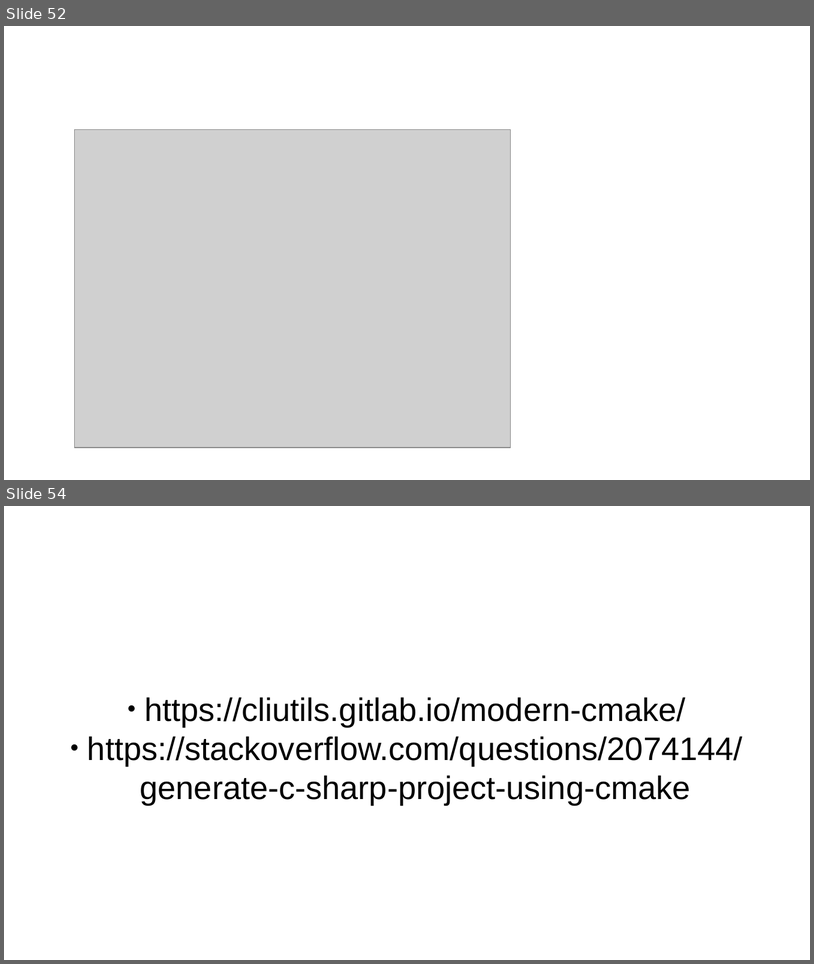
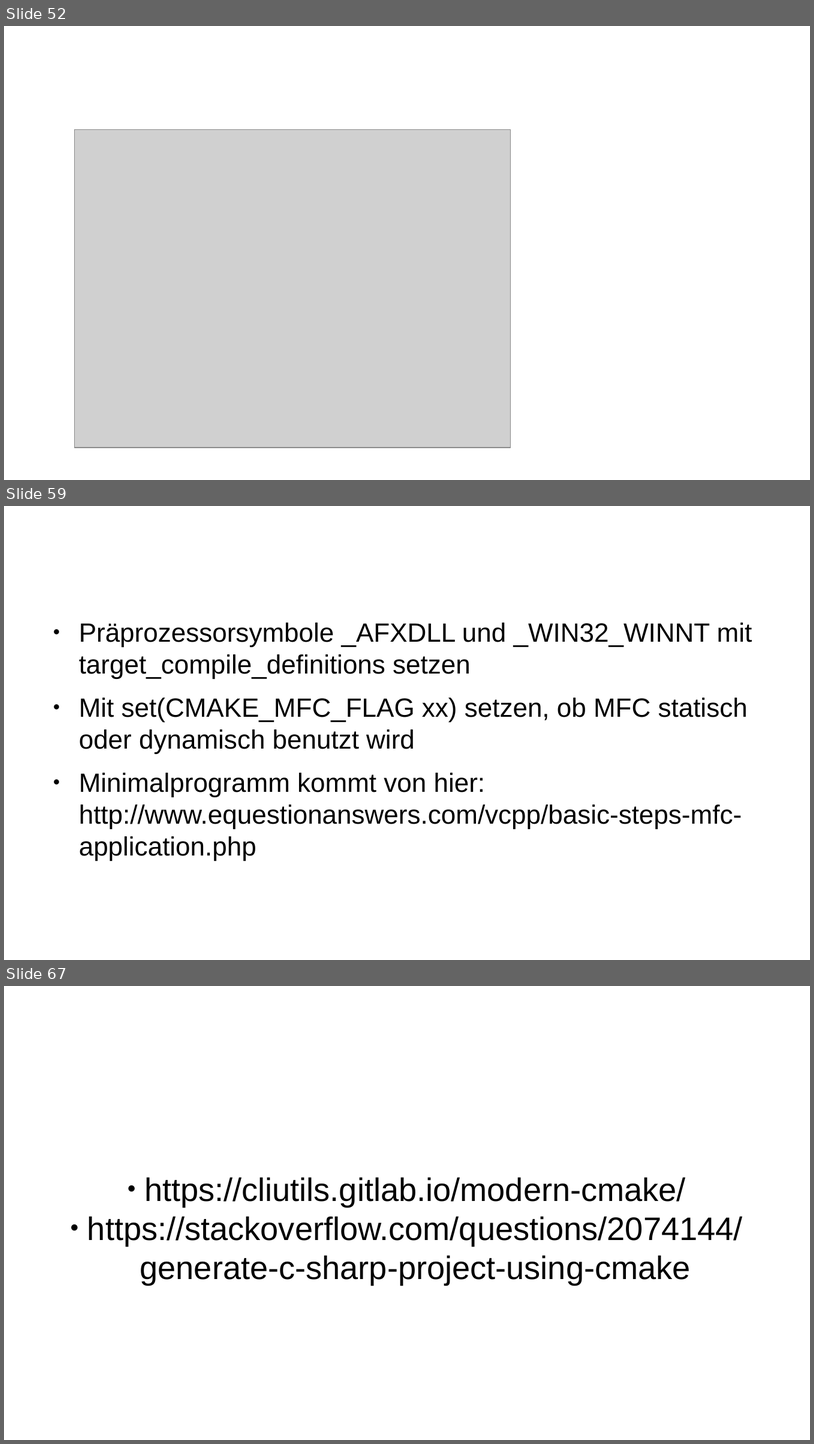
Before and after one commit to carstenkuckuk/CppUGBochum, a slide deck: doc/20180920_CppUGBochum_CI_Jenkins_CMake_GoogleTest.odp. Shown one above the other, each under a label of ours: slides 52 and 54 before the commit, slides 52, 59 and 67 after it; the slides between them are not shown. The pictures are 814x964 and 814x1444 pixels, drawn with LibreOffice and Linux fonts; fonts in the diff are those of the drawing; grey boxes stand for pictures; background and template pictures are left out. Boxes give left, top, right and bottom in pixels: in the first picture for what was removed or moved away, otherwise in the second. Text is boxed around its words. In the diff, an @@ line names an element or a change of style, - is before the commit and + after.

```diff
--- a/doc/20180920_CppUGBochum_CI_Jenkins_CMake_GoogleTest.odp
+++ b/doc/20180920_CppUGBochum_CI_Jenkins_CMake_GoogleTest.odp
@@ slide 59 added at [4, 506, 810, 960], background #FFFFFF @@
@@ title added at [44, 523, 606, 598], 35.7 pt, text #FFFFFF @@
+006_HelloMFC
@@ text added at [79, 622, 753, 860], 26 pt, text #000000 @@
+● Präprozessorsymbole _AFXDLL und _WIN32_WINNT mit target_compile_definitions setzen
+● Mit set(CMAKE_MFC_FLAG xx) setzen, ob MFC statisch oder dynamisch benutzt wird
+● Minimalprogramm kommt von hier: http://www.equestionanswers.com/vcpp/basic-steps-mfc-application.php
@@ what was slide 54 is now slide 67 @@
```
Also in this commit, not shown: 11 slides changed, 13 other slides added, 1 slide removed.
